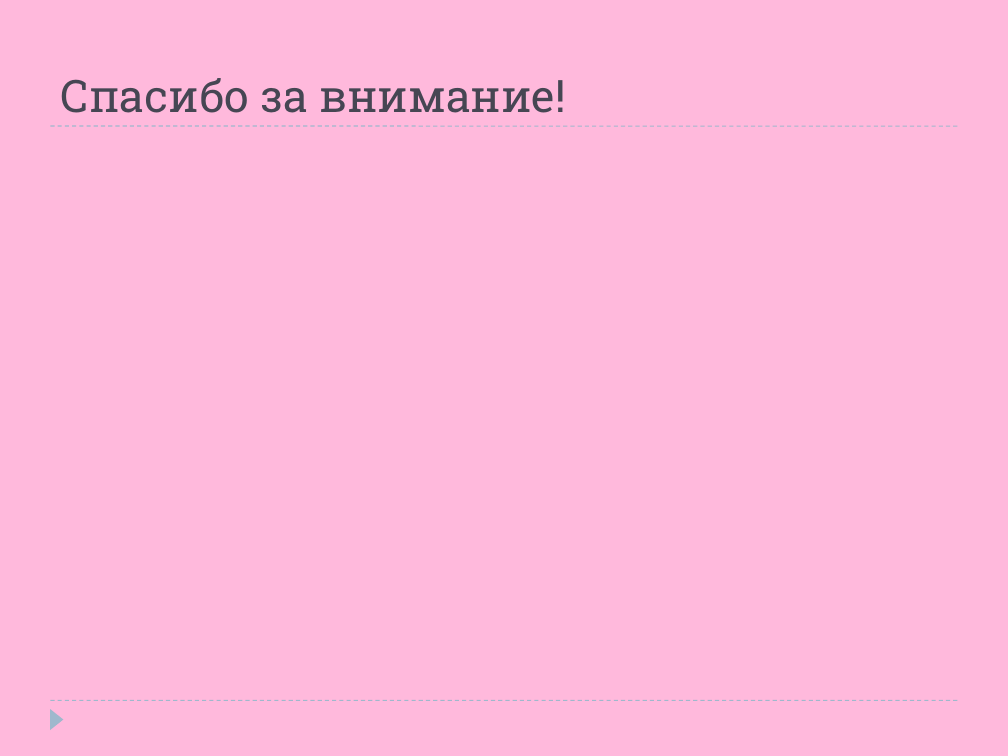
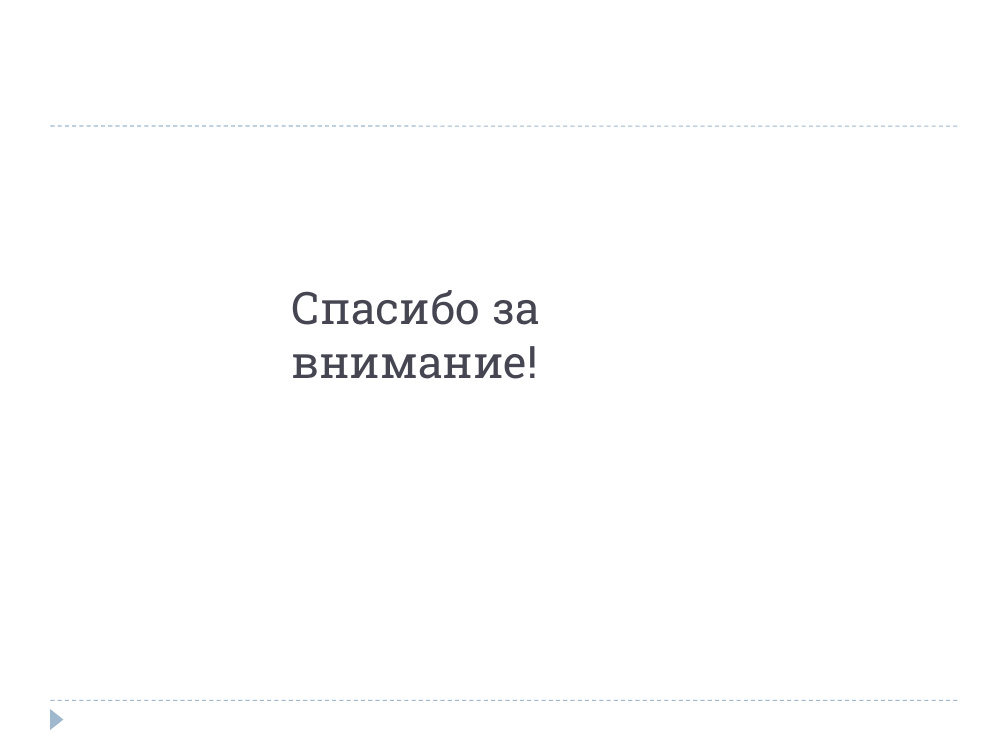
Before and after one commit to yoshi-lyosha/eLiquidInventory, a slide deck: slide 21 of analysis&design/eLiquidInventory.pptx. Drawn at 1008x756 pixels with LibreOffice and Linux fonts; fonts in the diff are those of the drawing. Boxes give left, top, right and bottom in pixels: in the first picture for what was removed or moved away, otherwise in the second. Text is boxed around its words. In the diff, an @@ line names an element or a change of style, - is before the commit and + after.

```diff
--- a/analysis&design/eLiquidInventory.pptx
+++ b/analysis&design/eLiquidInventory.pptx
@@ background #FFB9DC to #FFFFFF @@
@@ title "Спасибо за внимание!" rewrapped from [60, 78, 567, 113] to [292, 290, 540, 379] @@
```
Also in this commit, not shown: 19 other slides changed, 1 other file.
